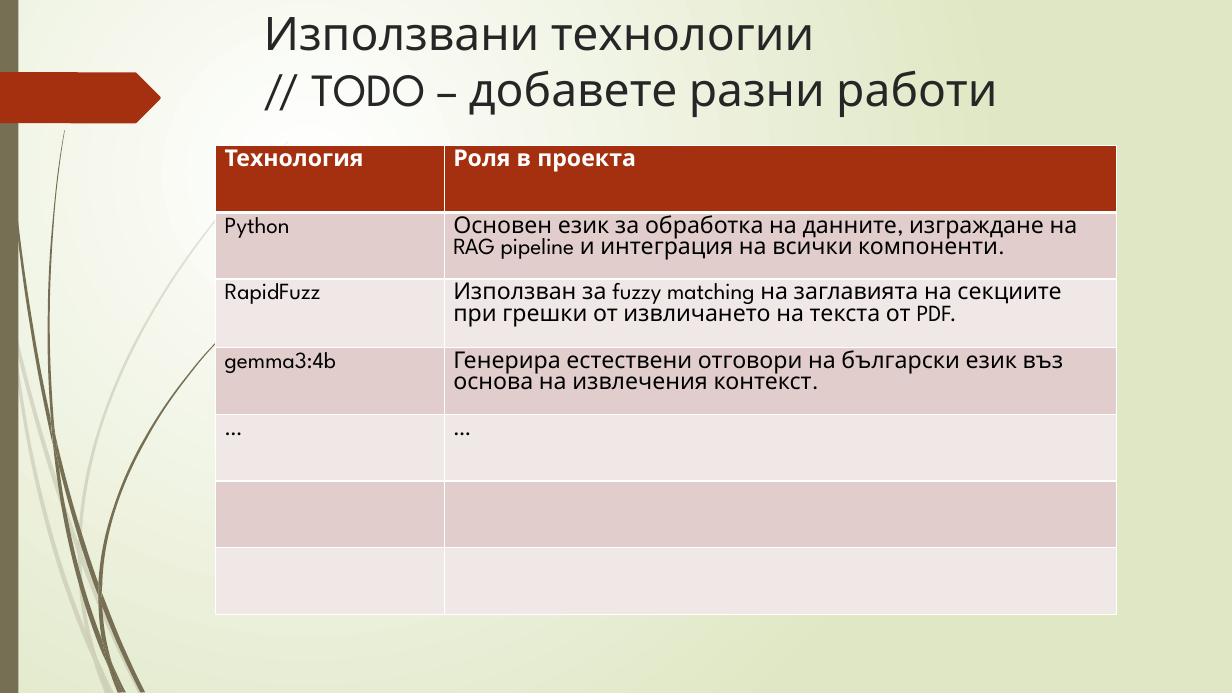
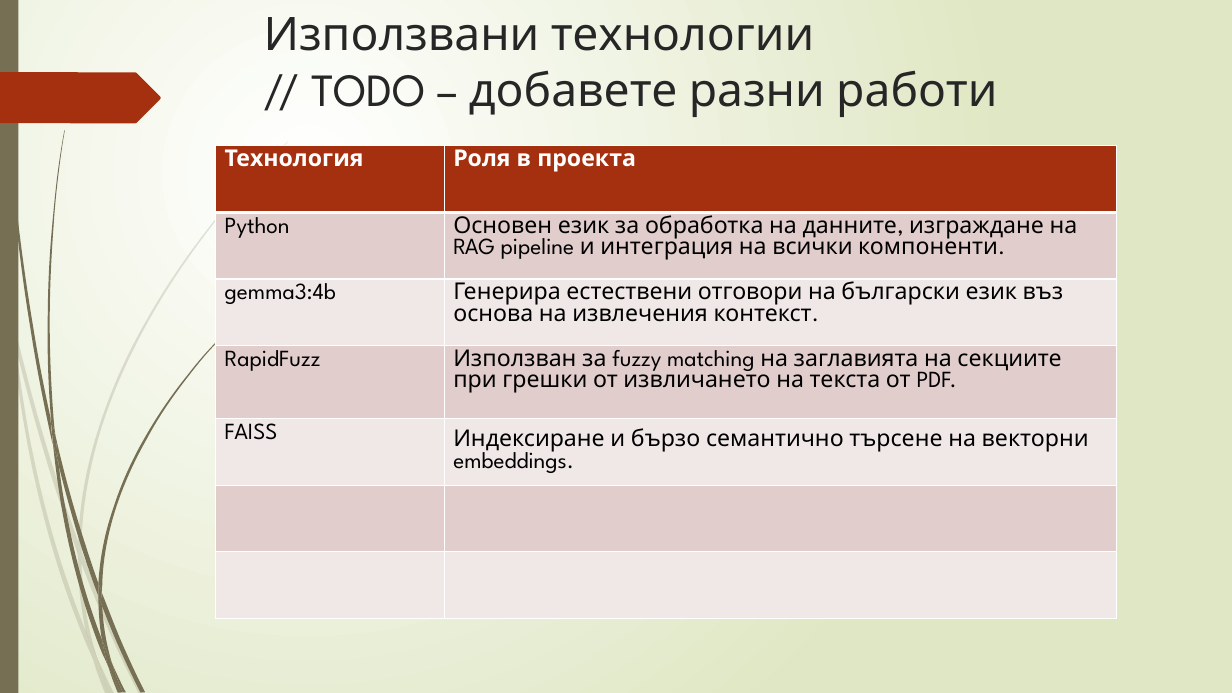
Before and after one commit to Samuil12/project_RAG, a slide deck: slide 11 of rag_presentation.pptx. Drawn at 1232x693 pixels with LibreOffice and Linux fonts; fonts in the diff are those of the drawing. Boxes give left, top, right and bottom in pixels: in the first picture for what was removed or moved away, otherwise in the second. Text is boxed around its words. In the diff, an @@ line names an element or a change of style, - is before the commit and + after.

Commit message:
minor changes in split_texts.py and presentation

```diff
--- a/rag_presentation.pptx
+++ b/rag_presentation.pptx
@@ table at bbox=[215, 146, 1116, 638] @@
+row 3: gemma3:4b | Генерира естествени отговори на български език въз основа на извлечения контекст.
-row 4: gemma3:4b | Генерира естествени отговори на български език въз основа на извлечения контекст.
-row 5: … | …
+row 5: FAISS | Индексиране и бързо семантично търсене на векторни embeddings.
```
Also in this commit, not shown: 1 other file.
